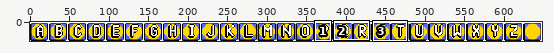
Pixel-art file -- art/characters.aseprite. The picture above shows the old version from afar; the outline marks the close-up.
Close-up. Earlier state:
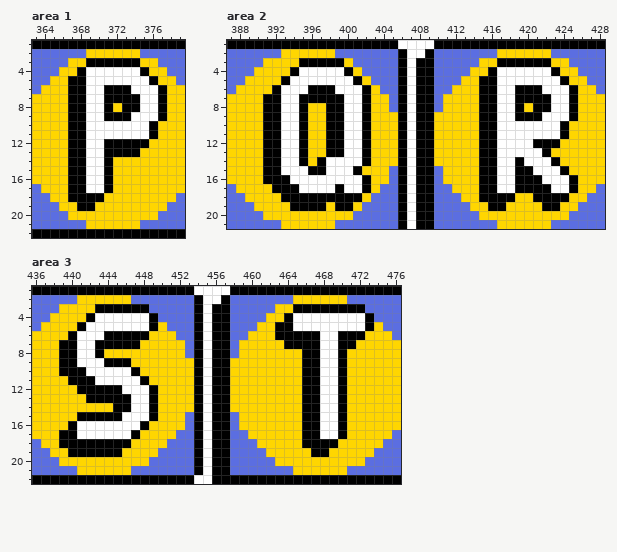
648x24 pixels, 1 frame. Shown: area 1: x 363..379, y 1..22; area 2: x 387..428, y 1..21; area 3: x 436..476, y 1..22. The commit also changed other parts of the picture, which this record leaves out.
And afterwards:
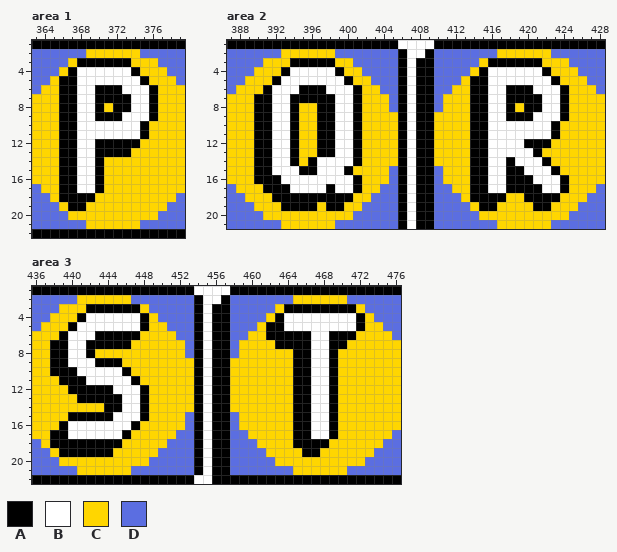
Palette (. is transparent): A #000000  B #ffffff  C #ffd600  D #5b6ee1
From old to new:
Changed rows in their new state; - is an unchanged pixel.
Area 1, layers "Character Cores", "Character Borders":
first column x 366:
 3 --A-----C---
 4 -AB-----AC--
 5 A-B------AC-
 6 A-B-A--B--AC
 7 A-B-A---B-AC
 8 A-B-ACA-B-AC
 9 A-B-A--B--AC
10 A-B------AC-
11 A-B------AC-
12 A-B-A----C--
13 A-B-A---C---
14 A-B-AC------
15 A-B-AC------
16 A-B-AC------
17 A-B-AC------
18 A---C-------
19 -A-C--------
Area 2, layers "Character Cores", "Character Borders":
first column x 390:
 3 ----A----C----------------A-----C---
 4 ---AB----AC--------------AB-----AC--
 5 --AB------AC------------A-B------AC-
 6 -AB--A--B--AC-----------A-B-A--B--AC
 7 A-B-A----B-AC-----------A-B-A---B-AC
 8 A-B-AC-A-B-AC-----------A-B-ACA-B-AC
 9 A-B-AC-A-B-AC-----------A-B-A--B--AC
10 A-B-AC-A-B-AC-----------A-B------AC-
11 A-B-AC-A-B-AC-----------A-B------AC-
12 A-B-AC-A-B-AC-----------A-B---A--C--
13 A-B-AC-A-B-AC-----------A-B----AC---
14 A-B-ACAB---AC-----------A-B-AB--AC--
15 A-B--A-B--AC------------A-B-A-B--AC-
16 A--B-------AC-----------A-B-A--B--AC
17 -A--B---AB-AC-----------A-B-A---B-AC
18 --A--------C------------A---C-A---C-
19 ---A---CA-C--------------A-C---A-C--
Area 3, layers "Character Cores", "Character Borders":
first column x 438:
 3 ----A-----C---------------A-------C-
 4 ---AB-----AC-------------AB-------AC
 5 --AB------AC------------A-B-------AC
 6 -AB--A----C-------------A----B-A--C-
 7 A-B-A----C---------------A---B-A-C--
 8 A-B-AC---------------------A-B-AC---
 9 A-B--A--C------------------A-B-AC---
10 A--B----AC-----------------A-B-AC---
11 -A--B----AC----------------A-B-AC---
12 --A----B--AC---------------A-B-AC---
13 ---A----B-AC---------------A-B-AC---
14 ------A-B-AC---------------A-B-AC---
15 --A----B--AC---------------A-B-AC---
16 -AB------AC----------------A-B-AC---
17 A-B-----AC-----------------A-B-AC---
18 A-------C------------------A---C----
19 -A-----C--------------------A-C-----
Where, in picture pixels (left, top, right, bottom), the same in both close-ups:
changed: (59, 58, 167, 211)
changed: (254, 58, 371, 211)
changed: (470, 58, 578, 211)
changed: (50, 304, 158, 457)
changed: (266, 304, 374, 457)
